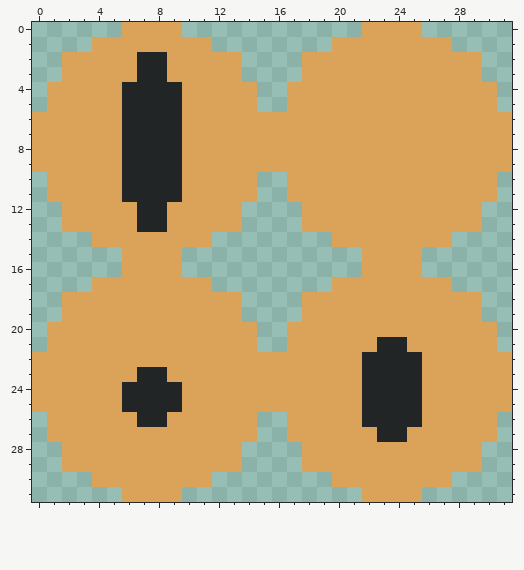
Edited in one commit: pixel-art sprite (src/img/cateye.png). Above is the file before it was changed.
The file is 32x32 pixels.
Now the later version:
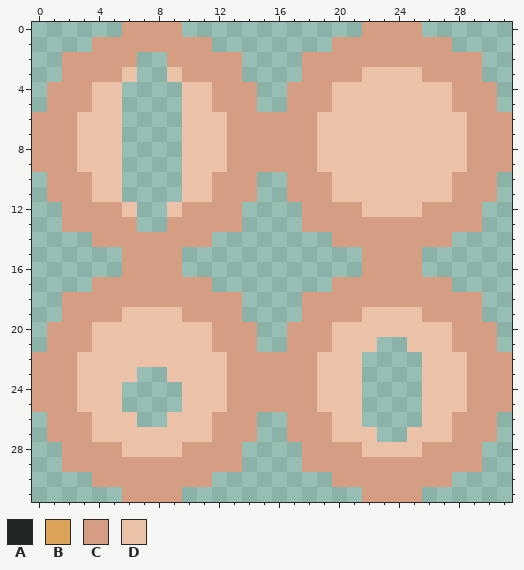
Palette (. is transparent): A #212525  B #dba25a  C #d59e82  D #ebc1a8
The exact change:
Changed rows in their new state; - is an unchanged pixel.
first column x 0:
 0 ------CCCC------------CCCC------
 1 ----CCCCCCCC--------CCCCCCCC----
 2 --CCCCC..CCCCC----CCCCCCCCCCCC--
 3 --CCCCD..DCCCC----CCCCDDDDCCCC--
 4 -CCCDD....DDCCC--CCCDDDDDDDDCCC-
 5 -CCCDD....DDCCC--CCCDDDDDDDDCCC-
 6 CCCDDD....DDDCCCCCCDDDDDDDDDDCCC
 7 CCCDDD....DDDCCCCCCDDDDDDDDDDCCC
 8 CCCDDD....DDDCCCCCCDDDDDDDDDDCCC
 9 CCCDDD....DDDCCCCCCDDDDDDDDDDCCC
10 -CCCDD....DDCCC--CCCDDDDDDDDCCC-
11 -CCCDD....DDCCC--CCCDDDDDDDDCCC-
12 --CCCCD..DCCCC----CCCCDDDDCCCC--
13 --CCCCC..CCCCC----CCCCCCCCCCCC--
14 ----CCCCCCCC--------CCCCCCCC----
15 ------CCCC------------CCCC------
16 ------CCCC------------CCCC------
17 ----CCCCCCCC--------CCCCCCCC----
18 --CCCCCCCCCCCC----CCCCCCCCCCCC--
19 --CCCCDDDDCCCC----CCCCDDDDCCCC--
20 -CCCDDDDDDDDCCC--CCCDDDDDDDDCCC-
21 -CCCDDDDDDDDCCC--CCCDDD..DDDCCC-
22 CCCDDDDDDDDDDCCCCCCDDD....DDDCCC
23 CCCDDDD..DDDDCCCCCCDDD....DDDCCC
24 CCCDDD....DDDCCCCCCDDD....DDDCCC
25 CCCDDD....DDDCCCCCCDDD....DDDCCC
26 -CCCDDD..DDDCCC--CCCDD....DDCCC-
27 -CCCDDDDDDDDCCC--CCCDDD..DDDCCC-
28 --CCCCDDDDCCCC----CCCCDDDDCCCC--
29 --CCCCCCCCCCCC----CCCCCCCCCCCC--
30 ----CCCCCCCC--------CCCCCCCC----
31 ------CCCC------------CCCC------
